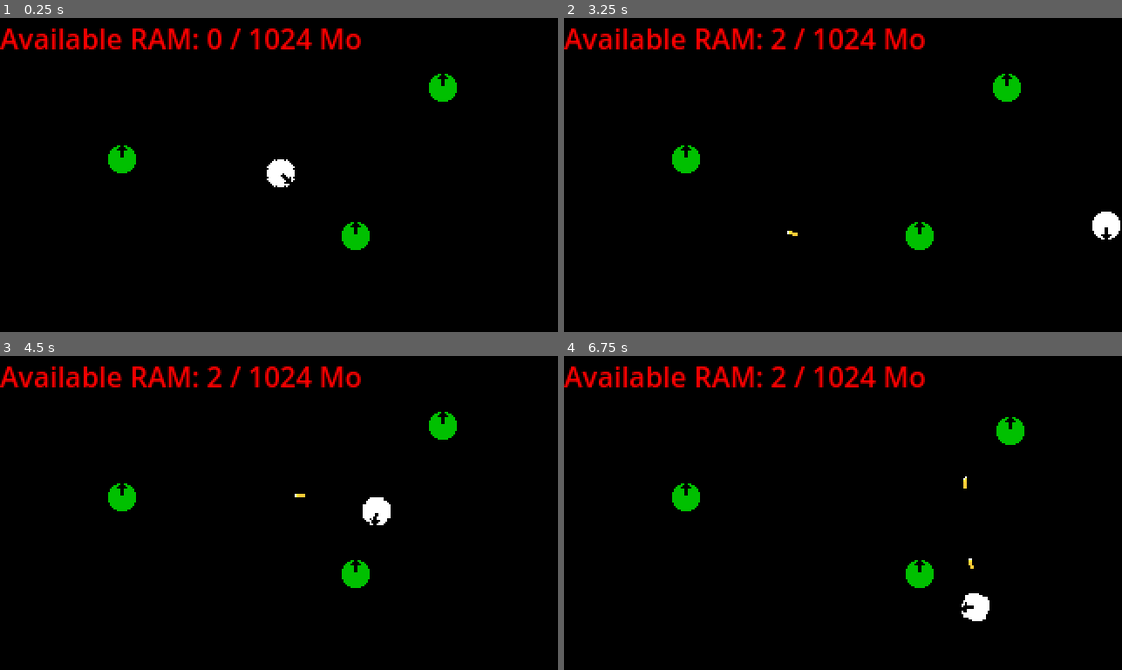
Above: before the commit, frames 1-4 (two rows, left to right).
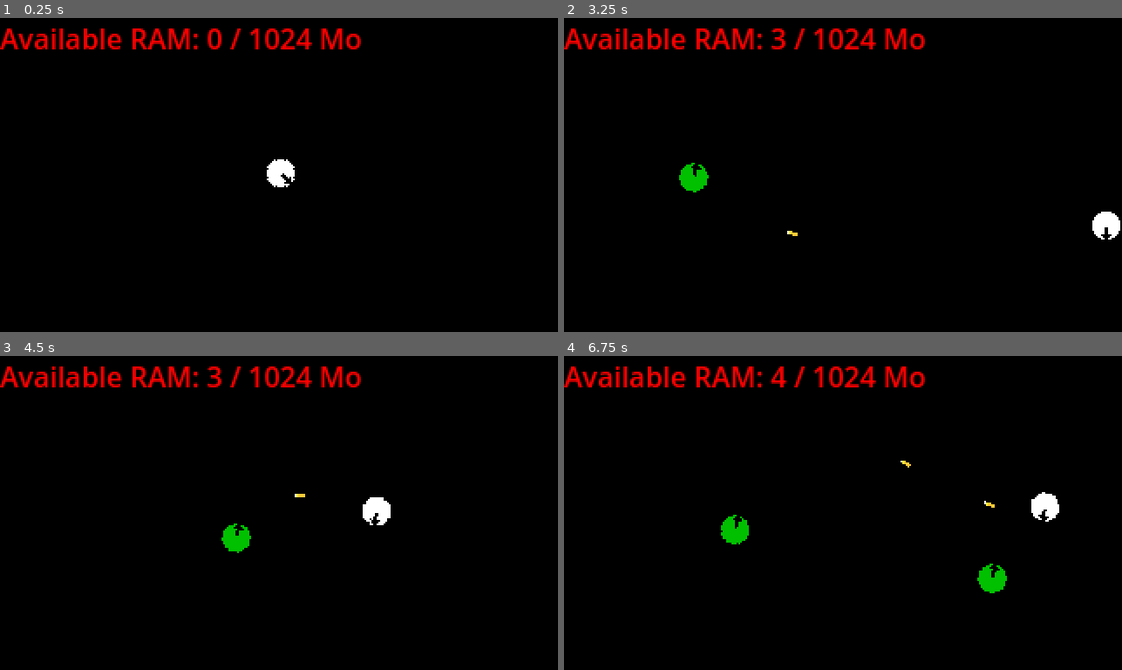
Above: after the commit, the same moments.

Repository: QKrempp/Saving-Private-RAM
Game: Godot game, scene res://Main.tscn
Same seed, same stepped clock (60 frames per second), same inputs: the game is played once before the commit and once after it.
Inputs (mouse positions are in pixels of both pictures, inside the frame that each line leads up to):
- Up to frame 1 (0.25 s): no input
- Up to frame 2 (3.25 s): tap Enter at 0.5 s; move the mouse to (965, 159) at 0.52 s; press the mouse at (965, 159) at 0.53 s; hold Right (ui_right) 0.53-1.28 s; move the mouse to (731, 190) at 1.27 s; release the mouse at (731, 190) at 1.28 s; hold Down (ui_down) 1.28-2.03 s; click (731, 190) at 1.35 s; move the mouse to (898, 105) at 2.02 s; press the mouse at (898, 105) at 2.03 s; hold Right (ui_right) 2.03-2.78 s; move the mouse to (815, 237) at 2.77 s; release the mouse at (815, 237) at 2.78 s; hold Up (ui_up) from 2.78 s (still down); click (815, 237) at 2.85 s
- Up to frame 3 (4.5 s): move the mouse to (446, 560) at 3.52 s; release Up (ui_up) at 3.53 s; press the mouse at (446, 560) at 3.53 s; hold Left (ui_left) from 3.53 s (still down); move the mouse to (111, 465) at 4.27 s; release the mouse at (111, 465) at 4.28 s; click (111, 465) at 4.35 s
- Up to frame 4 (6.75 s): move the mouse to (870, 513) at 5.02 s; release Left (ui_left) at 5.03 s; press the mouse at (870, 513) at 5.03 s; hold Down (ui_down) 5.03-5.78 s; move the mouse to (759, 434) at 5.77 s; release the mouse at (759, 434) at 5.78 s; hold Right (ui_right) 5.78-6.53 s; click (759, 434) at 5.85 s; move the mouse to (965, 497) at 6.52 s; press the mouse at (965, 497) at 6.53 s; hold Up (ui_up) from 6.53 s (still down)

The runs differ from the first frame. In frame 1, 1.0% of the frame differs, in the area x 19-82%, y 17-74%; in frame 2, 1.3%; in frame 3, 1.4%; in frame 4, 2.5%, in the area x 19-89%, y 3-85%.

Commit message:
feat : Added ennemy spawner

Diff:
--- /dev/null
+++ b/EnnemySpawner.tscn
@@ -0,0 +1,20 @@
+[gd_scene load_steps=3 format=3 uid="uid://ddu8ti7s0a4a0"]
+
+[ext_resource type="Script" uid="uid://didpm37ix2y1g" path="res://enemy_spawner.gd" id="1_aa3j2"]
+
+[sub_resource type="RectangleShape2D" id="RectangleShape2D_aa3j2"]
+
+[node name="EnemySpawner" type="Node2D"]
+script = ExtResource("1_aa3j2")
+
+[node name="SpawnTimer" type="Timer" parent="."]
+wait_time = 3.0
+autostart = true
+
+[node name="SpawnArea" type="Area2D" parent="."]
+
+[node name="CollisionShape2D" type="CollisionShape2D" parent="SpawnArea"]
+position = Vector2(63, 89)
+shape = SubResource("RectangleShape2D_aa3j2")
+
+[connection signal="timeout" from="SpawnTimer" to="." method="_on_spawn_timer_timeout"]
--- a/Main.tscn
+++ b/Main.tscn
@@ -3,7 +3,7 @@
 [ext_resource type="PackedScene" uid="uid://bl4iswbwybro2" path="res://Player.tscn" id="1_glv2v"]
 [ext_resource type="Script" uid="uid://cmsp16brd2o8w" path="res://main.gd" id="1_r0du0"]
 [ext_resource type="Script" uid="uid://cy237pyaj8i7b" path="res://RAM.gd" id="2_uu6xs"]
-[ext_resource type="PackedScene" uid="uid://cimcu2aagyfo5" path="res://Ennemy.tscn" id="4_cm0pq"]
+[ext_resource type="PackedScene" uid="uid://ddu8ti7s0a4a0" path="res://EnnemySpawner.tscn" id="4_cm0pq"]
 
 [node name="Room" type="Node2D"]
 script = ExtResource("1_r0du0")
@@ -27,11 +27,4 @@
 text = "Coucou"
 script = ExtResource("2_uu6xs")
 
-[node name="Ennemy" parent="." instance=ExtResource("4_cm0pq")]
-position = Vector2(70, 81)
-
-[node name="Ennemy2" parent="." instance=ExtResource("4_cm0pq")]
-position = Vector2(204, 125)
-
-[node name="Ennemy3" parent="." instance=ExtResource("4_cm0pq")]
-position = Vector2(254, 40)
+[node name="EnemySpawner" parent="." instance=ExtResource("4_cm0pq")]
--- a/RAM.gd
+++ b/RAM.gd
@@ -10,6 +10,10 @@
 	bullet.entity_destroyed.connect(_on_countable_entity_destroyed.bind())
 	_on_countable_entity_spawned()
 
+func _on_ennemy_spawned(ennemy: Ennemy) -> void:
+	ennemy.entity_destroyed.connect(_on_countable_entity_destroyed.bind())
+	_on_countable_entity_spawned()
+
 func _on_countable_entity_spawned() -> void:
 	used_ram += 1
 	refresh_ram_counter()
--- /dev/null
+++ b/enemy_spawner.gd
@@ -0,0 +1,14 @@
+extends Node2D
+
+const ENNEMY: PackedScene = preload("res://Ennemy.tscn")
+
+signal ennemy_spawned
+
+@onready var _spawn_area_shape = $SpawnArea/CollisionShape2D
+
+func _on_spawn_timer_timeout() -> void:
+	var spawn_position = _spawn_area_shape.global_position
+	var inst = ENNEMY.instantiate()
+	get_owner().add_child(inst)
+	inst.start(spawn_position, Vector2.from_angle(randf()))
+	ennemy_spawned.emit(inst)
--- a/ennemy.gd
+++ b/ennemy.gd
@@ -1,5 +1,6 @@
-extends CountableEntity
+class_name Ennemy extends CountableEntity
 
+const SPEED = 50
 var health = 10
 
 func _physics_process(_delta: float) -> void:
@@ -13,3 +14,9 @@
 	if not health:
 		entity_destroyed.emit()
 		queue_free()
+
+
+func start(start_pos: Vector2, direction: Vector2) -> void:
+	global_position = start_pos
+	rotation = direction.angle()
+	velocity = direction * SPEED
--- a/main.gd
+++ b/main.gd
@@ -4,3 +4,4 @@
 
 func _ready() -> void:
 	$MainCharacter.shoot_bullet.connect($Overlay/RAM._on_shoot_bullet.bind())
+	$EnemySpawner.ennemy_spawned.connect($Overlay/RAM._on_ennemy_spawned.bind())
Not shown, added: enemy_spawner.gd.uid
